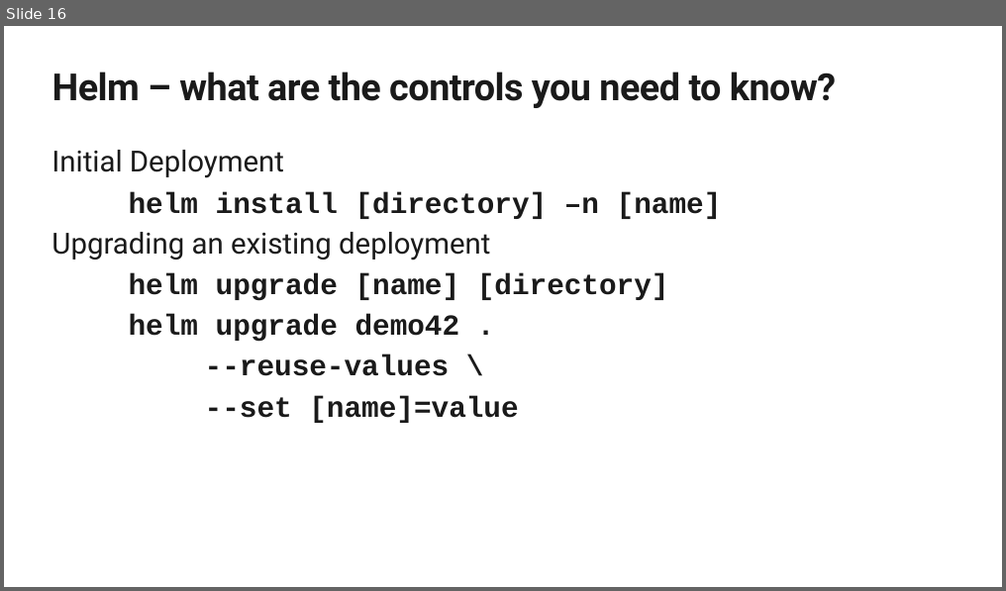
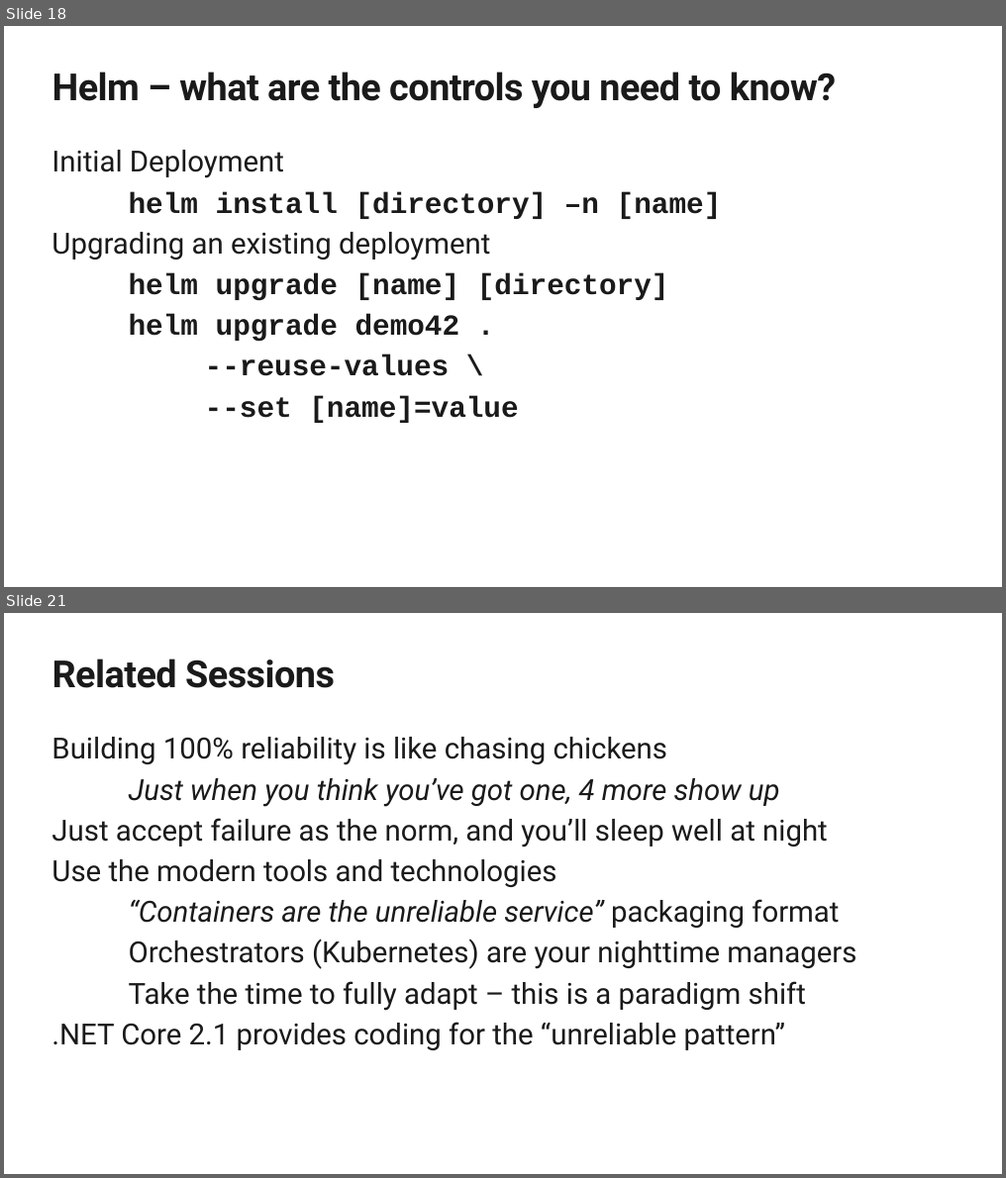
Before and after one commit to SteveLasker/Presentations, a slide deck: ACR/Build2018-ResilientServicesDotnetCoreAKS.pptx. Shown one above the other, each under a label of ours: slide 16 before the commit, slides 18 and 21 after it; the slides between them are not shown. The pictures are 1006x591 and 1006x1178 pixels, drawn with LibreOffice and Linux fonts; fonts in the diff are those of the drawing; background and template pictures are left out. Boxes give left, top, right and bottom in pixels: in the first picture for what was removed or moved away, otherwise in the second. Text is boxed around its words. In the diff, an @@ line names an element or a change of style, - is before the commit and + after.

```diff
--- a/ACR/Build2018-ResilientServicesDotnetCoreAKS.pptx
+++ b/ACR/Build2018-ResilientServicesDotnetCoreAKS.pptx
@@ slide 21 added at [4, 613, 1002, 1174], background #FFFFFF @@
@@ title added at [53, 659, 335, 688], 36 pt, text #1A1A1A, bold @@
+Related Sessions
@@ text added at [52, 737, 856, 1051], 28 pt, text #1A1A1A @@
+Building 100% reliability is like chasing chickens
+Just when you think you’ve got one, 4 more show up
+Just accept failure as the norm, and you’ll sleep well at night
+Use the modern tools and technologies
+“Containers are the unreliable service” packaging format
+Orchestrators (Kubernetes) are your nighttime managers
+Take the time to fully adapt – this is a paradigm shift
+.NET Core 2.1 provides coding for the “unreliable pattern”
@@ what was slide 16 is now slide 18 @@
```
Also in this commit, not shown: 4 slides changed, 2 other slides added, 4 slides removed.
